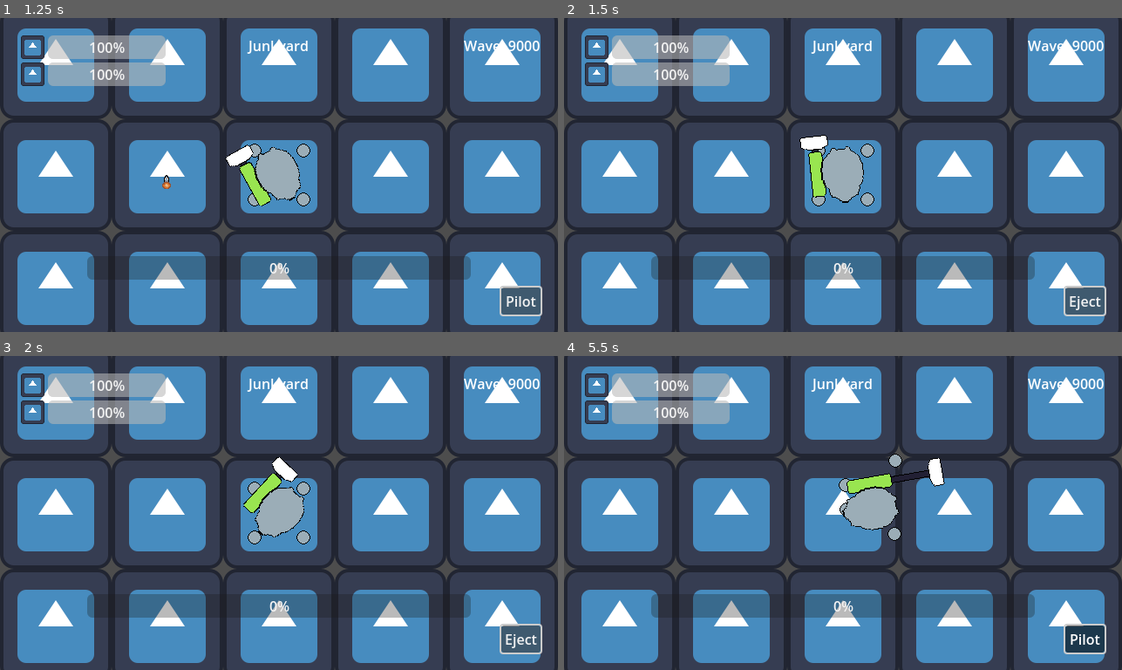
Above: before the commit, frames 1-4 (two rows, left to right).
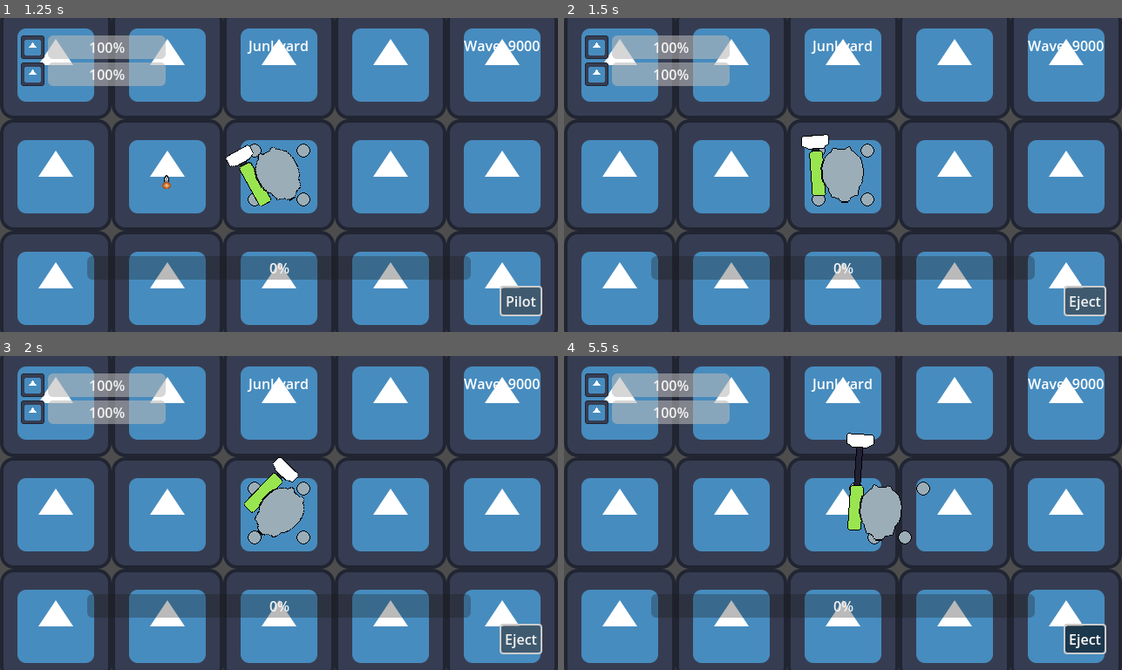
Above: after the commit, the same moments.

Repository: LaffertyDev/junkyard-brawl
Game: Godot game, scene res://src/game.tscn
Same seed, same stepped clock (60 frames per second), same inputs: the game is played once before the commit and once after it. The engine's default icon, where the game draws it, is replaced by a stand-in: a white triangle on a blue panel in a dark square.
Inputs (mouse positions are in pixels of both pictures, inside the frame that each line leads up to):
- Up to frame 1 (1.25 s): click "Eject" at 0.5 s
- Up to frame 2 (1.5 s): click "Pilot" at 1.25 s
- Up to frame 3 (2 s): no input
- Up to frame 4 (5.5 s): move the mouse to (965, 497) at 2.02 s; hold D (move_right) 2.03-2.78 s; hold Space (action_primary) 2.03-2.78 s; move the mouse to (731, 528) at 2.77 s; hold S (move_backward) 2.78-3.53 s; tap Space (action_primary) at 2.85, 4.35 s; move the mouse to (898, 443) at 3.52 s; hold D (move_right) 3.53-4.28 s; hold Space (action_primary) 3.53-4.28 s; move the mouse to (815, 575) at 4.27 s; hold W (move_forward) 4.28-5.03 s; move the mouse to (1010, 560) at 5.02 s; hold A (move_left) from 5.03 s (still down); hold Space (action_primary) from 5.03 s (still down)

Frame 1 is identical in both runs. In frame 2, 0.2% of the frame differs, in the area x 42-54%, y 36-59%; in frame 3, 0.1%; in frame 4, 2.1%, in the area x 49-97%, y 24-94%.

Commit message:
remove request states because they were buggy and didn't add anything to the game

Diff:
--- a/src/Characters/Enums.gd
+++ b/src/Characters/Enums.gd
@@ -2,7 +2,5 @@
 
 enum PilotState {
 	Ejected,
-	EjectRequested,
-	BoardRequested,
-	Boarded
+	Piloting
 }
--- a/src/Characters/Freek/States/idle.gd
+++ b/src/Characters/Freek/States/idle.gd
@@ -4,7 +4,7 @@
 	freek_player._freek_sprites.animation = "idle"
 
 func update(_delta: float) -> void:
-	if PlayerState.current_pilot_state == Enums.PilotState.Boarded:
+	if PlayerState.current_pilot_state == Enums.PilotState.Piloting:
 		finished.emit(PILOTING)
 
 func physics_update(_delta: float) -> void:
--- a/src/Characters/Freek/States/move.gd
+++ b/src/Characters/Freek/States/move.gd
@@ -10,7 +10,7 @@
 	freek_player._freek_sprites.animation = "move"
 
 func update(_delta: float) -> void:
-	if PlayerState.current_pilot_state == Enums.PilotState.Boarded:
+	if PlayerState.current_pilot_state == Enums.PilotState.Piloting:
 		finished.emit(PILOTING)
 
 func physics_update(_delta: float) -> void:
--- a/src/Characters/Max/States/move_idle.gd
+++ b/src/Characters/Max/States/move_idle.gd
@@ -11,7 +11,7 @@
 	anim_tween.tween_property(max_player._leg_top_right, "position", Vector2(28, -28), 1).from_current()
 
 func update(_delta: float) -> void:
-	if PlayerState.current_pilot_state == Enums.PilotState.EjectRequested:
+	if PlayerState.current_pilot_state == Enums.PilotState.Ejected:
 		finished.emit(MOVE_UNPOWERED)
 
 func physics_update(_delta: float) -> void:
--- a/src/Characters/Max/States/move_unpowered.gd
+++ b/src/Characters/Max/States/move_unpowered.gd
@@ -2,11 +2,8 @@
 
 func enter(_previous_state_path: String, _data := {}) -> void:
 	# TODO - play animation
-	# TODO - spawn Freek
-	PlayerState.SetPilotState(Enums.PilotState.Ejected)
 	pass
 
 func update(_delta: float) -> void:
-	if PlayerState.current_pilot_state == Enums.PilotState.BoardRequested:
+	if PlayerState.current_pilot_state == Enums.PilotState.Piloting:
 		finished.emit(MOVE_IDLE)
-		PlayerState.SetPilotState(Enums.PilotState.Boarded)
--- a/src/Characters/Max/max.gd
+++ b/src/Characters/Max/max.gd
@@ -12,7 +12,7 @@
 @onready var _hammer: AnimatedSprite2D = %max_hammer
 
 func _physics_process(delta: float) -> void:
-	if PlayerState.current_pilot_state == Enums.PilotState.Boarded:
+	if PlayerState.current_pilot_state == Enums.PilotState.Piloting:
 		var target_angle = get_global_mouse_position().angle_to_point(self.position) - (PI / 2)
 
 		_torso.rotation = lerp_angle(_torso.rotation, target_angle, 1.0 * delta)
--- a/src/Characters/PlayerState.gd
+++ b/src/Characters/PlayerState.gd
@@ -1,6 +1,6 @@
 extends Node
 
-var current_pilot_state = Enums.PilotState.Boarded
+var current_pilot_state = Enums.PilotState.Piloting
 
 func SetPilotState(state_to_be: Enums.PilotState) -> void:
 	current_pilot_state = state_to_be
--- a/src/hud.gd
+++ b/src/hud.gd
@@ -14,7 +14,7 @@
 func _on_button_eject_pressed() -> void:
 	if PlayerState.current_pilot_state == Enums.PilotState.Ejected:
 		_eject_button.text = "Eject"
-		PlayerState.SetPilotState(Enums.PilotState.BoardRequested)
-	elif PlayerState.current_pilot_state == Enums.PilotState.Boarded:
+		PlayerState.SetPilotState(Enums.PilotState.Piloting)
+	elif PlayerState.current_pilot_state == Enums.PilotState.Piloting:
 		_eject_button.text = "Pilot"
-		PlayerState.SetPilotState(Enums.PilotState.EjectRequested)
+		PlayerState.SetPilotState(Enums.PilotState.Ejected)
Not shown, changed: design.md
Not shown, changed: todo.md
